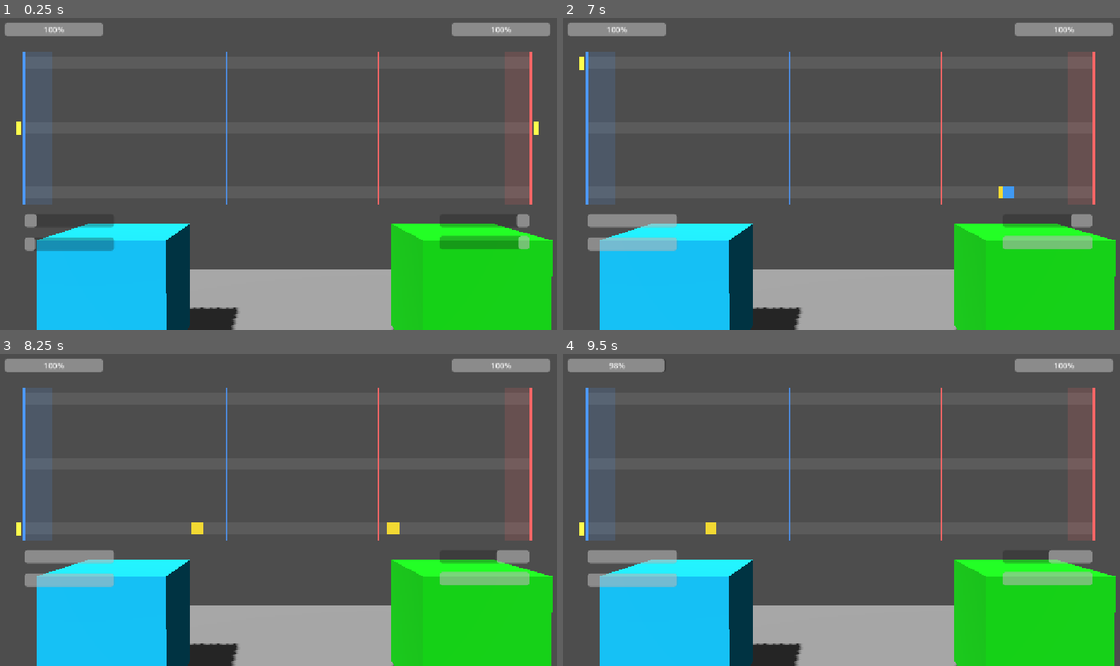
Above: before the commit, frames 1-4 (two rows, left to right).
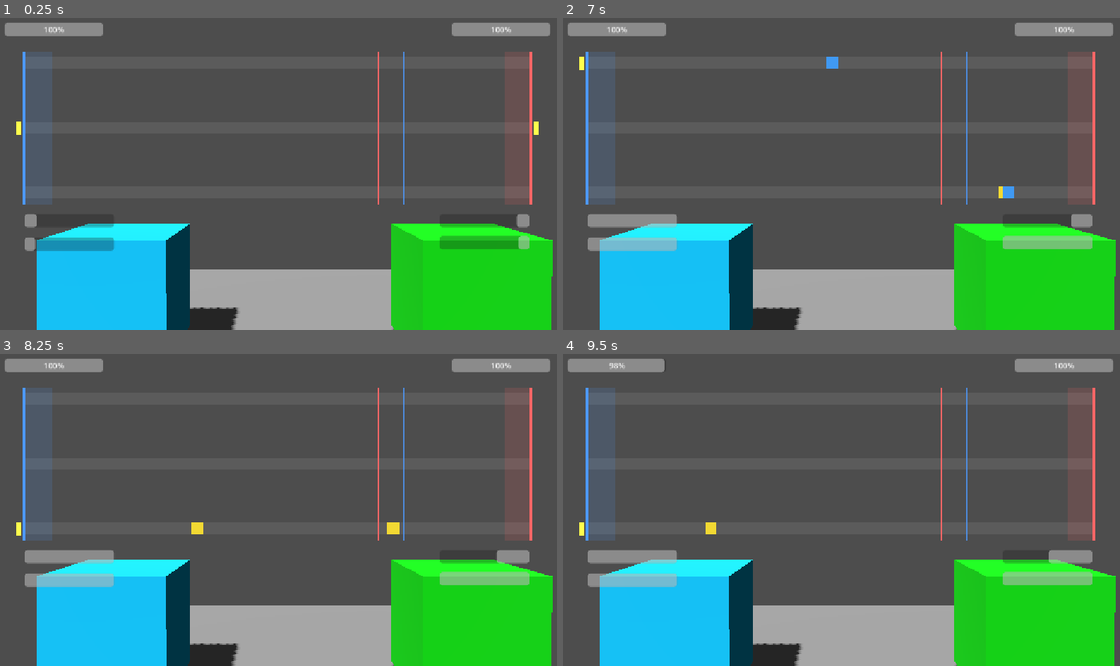
Above: after the commit, the same moments.

Repository: Raphael-Gregori/JamJam
Game: Godot game, scene res://main_scene.tscn
The game is run twice, just before and just after one commit, with the same random seed, the same clock (stepped at 60 frames per second) and the same inputs.
Inputs:
- Up to frame 1 (0.25 s): no input
- Up to frame 2 (7 s): hold W (lane_select_up) 0.53-1.28 s; hold Left (P2_combat_action_fast) 0.53-1.28 s; hold S (lane_select_down) 1.28-2.03 s; tap Keypad 0 (P2_combat_dodge) at 1.35 s; hold Right (P2_combat_parry) 2.03-2.78 s; hold W (lane_select_up) 2.03-3.53 s; tap Down (P2_lane_select_down) at 2.85 s; tap Enter at 3.5 s; hold Keypad 8 (P2_lane_select_up) 3.53-4.28 s; hold S (lane_select_down) 3.53-5.78 s; tap Space (combat_dodge) at 4.25 s; tap D (combat_action_fast) at 4.35 s; hold Space (combat_dodge) 5.03-5.78 s; hold W (lane_select_up) from 5.78 s (still down); tap A (combat_parry) at 5.85 s; hold Tab (toggle_p2_control) from 6.53 s (still down)
- Up to frame 3 (8.25 s): release Tab (toggle_p2_control) at 7.28 s; tap Left (P2_combat_action_fast) at 7.35 s; release W (lane_select_up) at 8.03 s; hold S (lane_select_down) from 8.03 s (still down); hold Keypad 0 (P2_combat_dodge) from 8.03 s (still down)
- Up to frame 4 (9.5 s): keep holding S (lane_select_down); release Keypad 0 (P2_combat_dodge) at 8.78 s; tap Right (P2_combat_parry) at 8.85 s

The runs differ from the first frame. In frame 1, 0.2% of the frame differs, in the area x 40-73%, y 10-60%; in frame 2, 0.3%; in frame 3, 0.2%; in frame 4, 0.2%.

Commit message:
change some values

Diff:
--- a/jamjam_godot_project/nouveau-projet-de-jeu/Script/Unit_STATs/P1_stats.tres
+++ b/jamjam_godot_project/nouveau-projet-de-jeu/Script/Unit_STATs/P1_stats.tres
@@ -4,7 +4,7 @@
 
 [resource]
 script = ExtResource("1_vnat5")
-_FORCE = 3
+_FORCE = 10
 _AGILITY = 3
 _SPEED = 3
 _DODGE_MAX = 3.0
